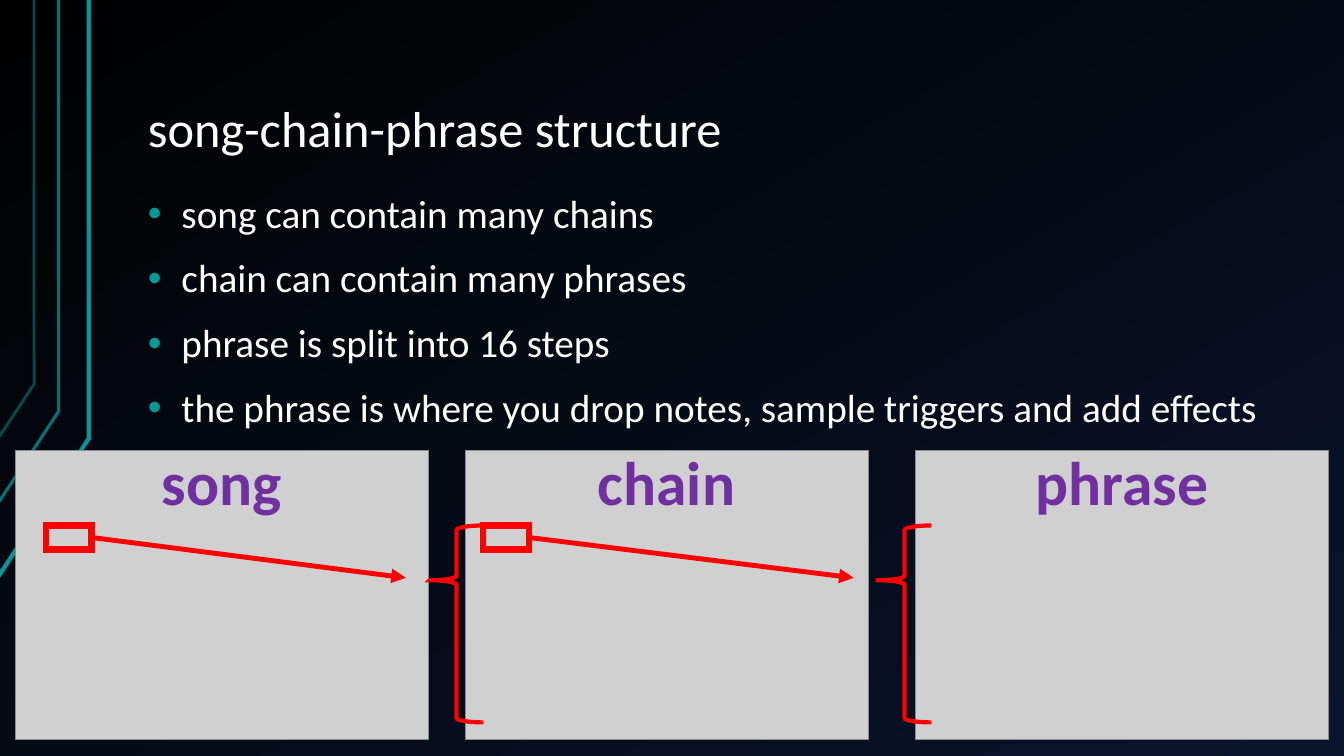
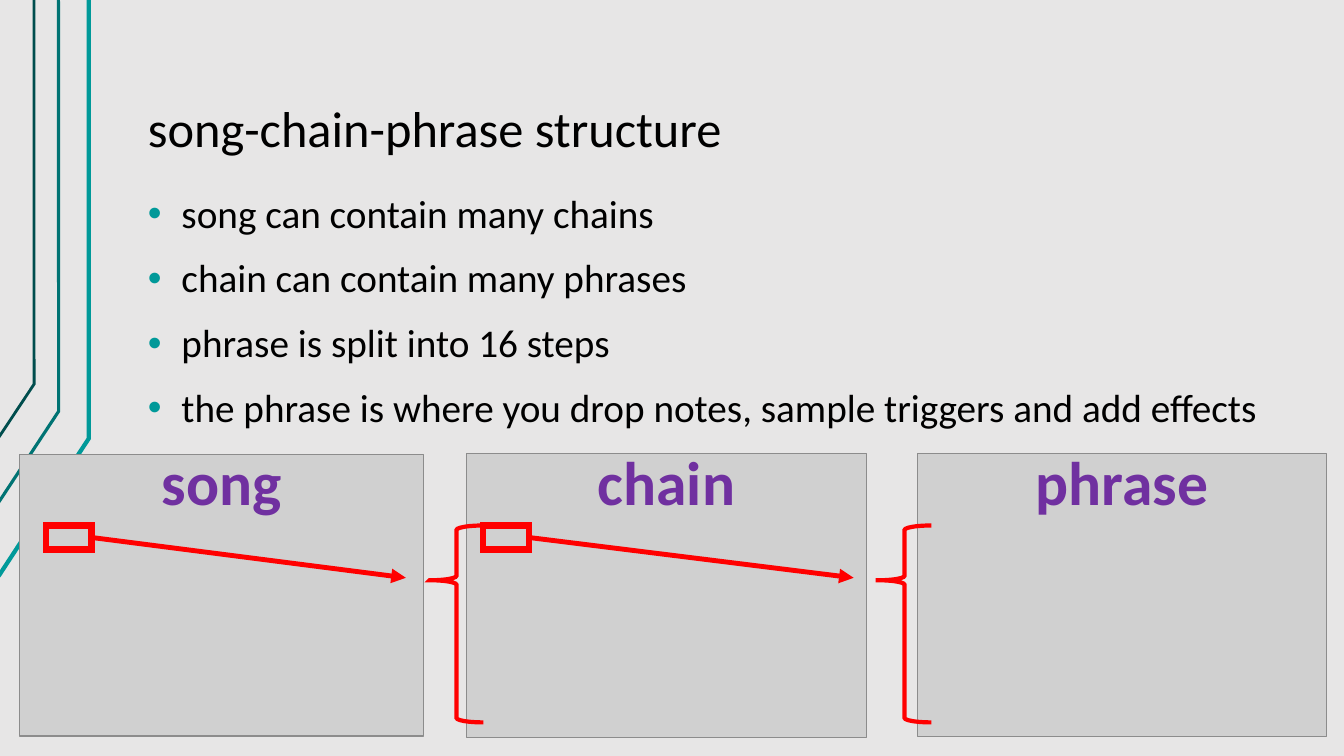
Before and after one commit to jegasus/m8-tracker-workshop, a slide deck: slide 14 of slides_v1.odp (slide 13 before the commit). Drawn at 1344x756 pixels with LibreOffice and Linux fonts; fonts in the diff are those of the drawing; grey boxes stand for pictures. Boxes give left, top, right and bottom in pixels: in the first picture for what was removed or moved away, otherwise in the second. Text is boxed around its words. In the diff, an @@ line names an element or a change of style, - is before the commit and + after.

```diff
--- a/slides_v1.odp
+++ b/slides_v1.odp
@@ background gradient #000000 to #0A142C to #E7E6E6 @@
@@ title "song-chain-phrase structure" at [148,112,722,156]: text colour #FFFFFF to #000000 @@
@@ text "song can contain many chains" at [181,200,1256,429]: text colour #FFFFFF to #000000 @@
@@ picture: place and size @@
-picture at [15,451,429,739]
+picture at [20,455,424,737]
```
Also in this commit, not shown: 29 other slides changed, 6 slides added.
